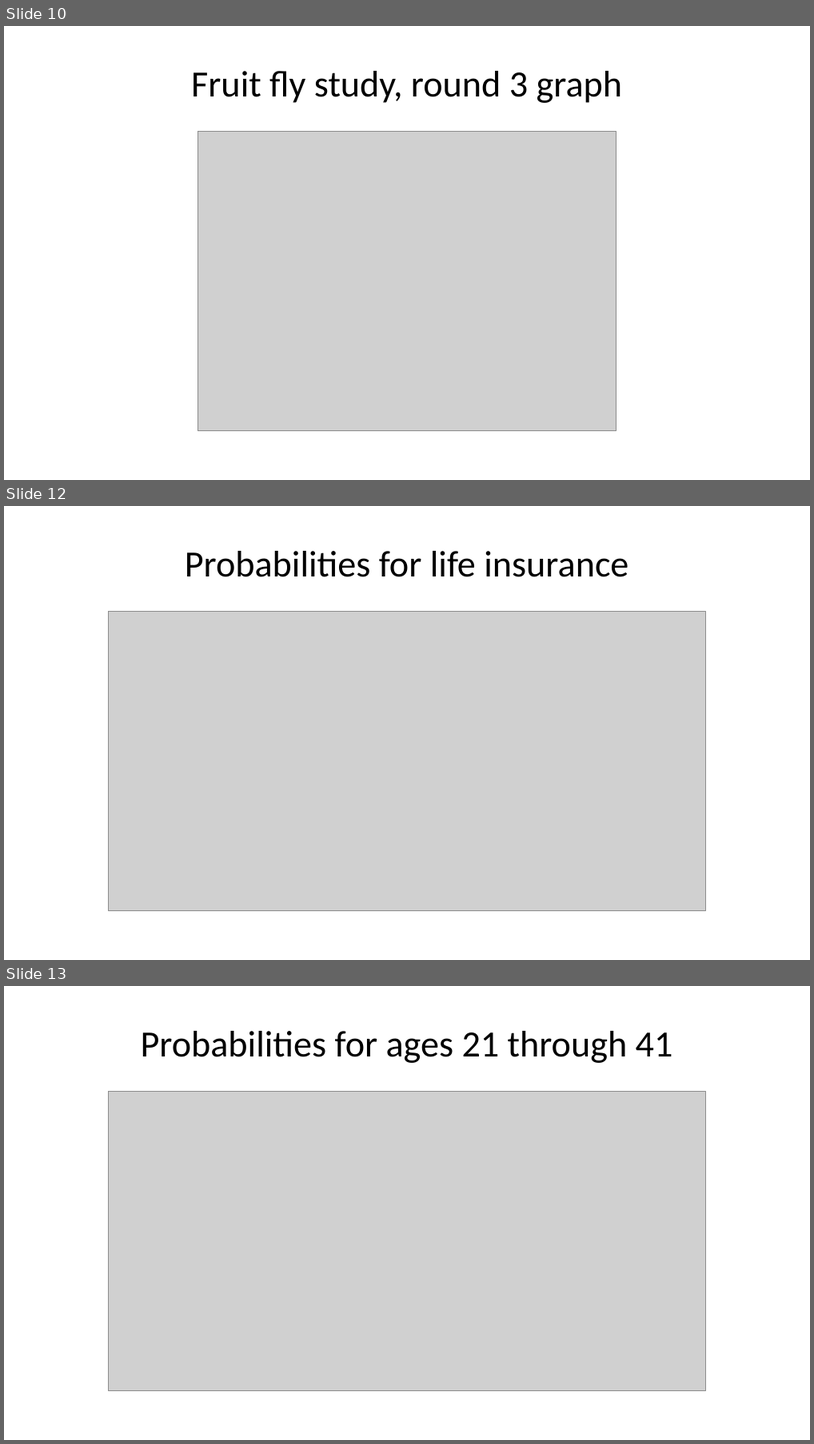
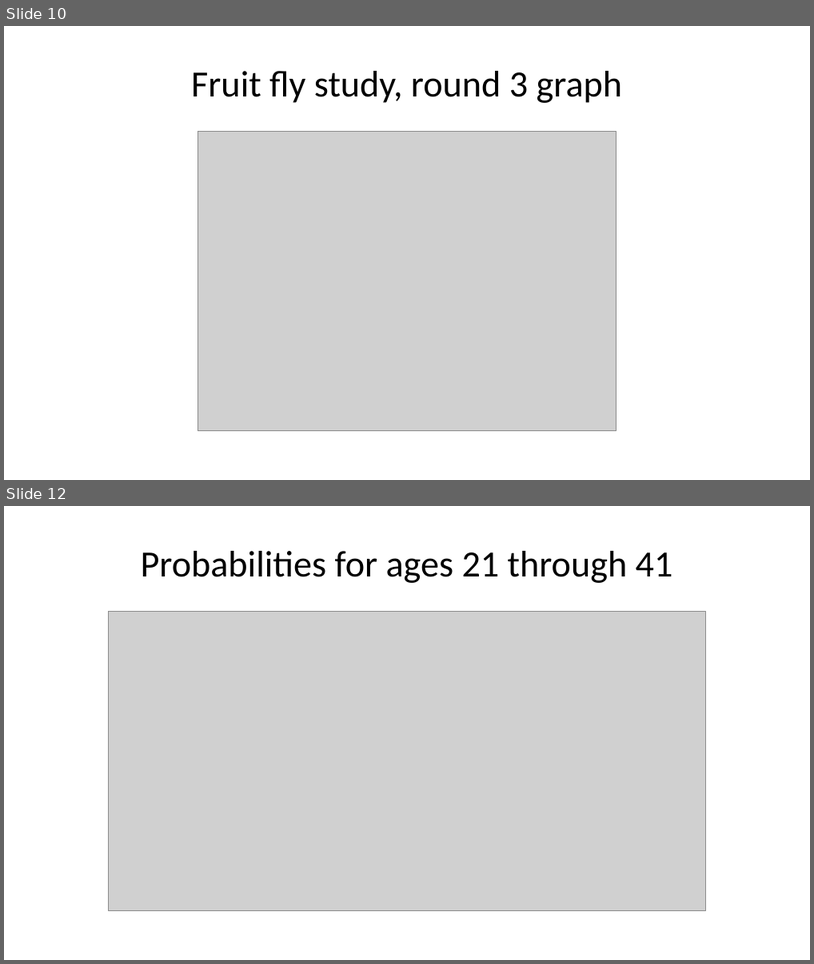
Before and after one commit to pmean/talks, a slide deck: frailty/frailty.pptx. Shown one above the other, each under a label of ours: slides 10, 12 and 13 before the commit, slides 10 and 12 after it; the slides between them are not shown. The pictures are 814x1444 and 814x964 pixels, drawn with LibreOffice and Linux fonts; fonts in the diff are those of the drawing; grey boxes stand for pictures. Boxes give left, top, right and bottom in pixels: in the first picture for what was removed or moved away, otherwise in the second. Text is boxed around its words. In the diff, an @@ line names an element or a change of style, - is before the commit and + after.

```diff
--- a/frailty/frailty.pptx
+++ b/frailty/frailty.pptx
@@ slide 12 removed at (4,506,810,960), background #FFFFFF @@
@@ title removed at (185,551,629,577) @@
-Probabilities for life insurance
@@ picture removed at (108,612,706,911) @@
@@ what was slide 13 is now slide 12 @@
```
Also in this commit, not shown: 2 slides changed, 5 slides added, 1 other slide removed, 1 other file.
